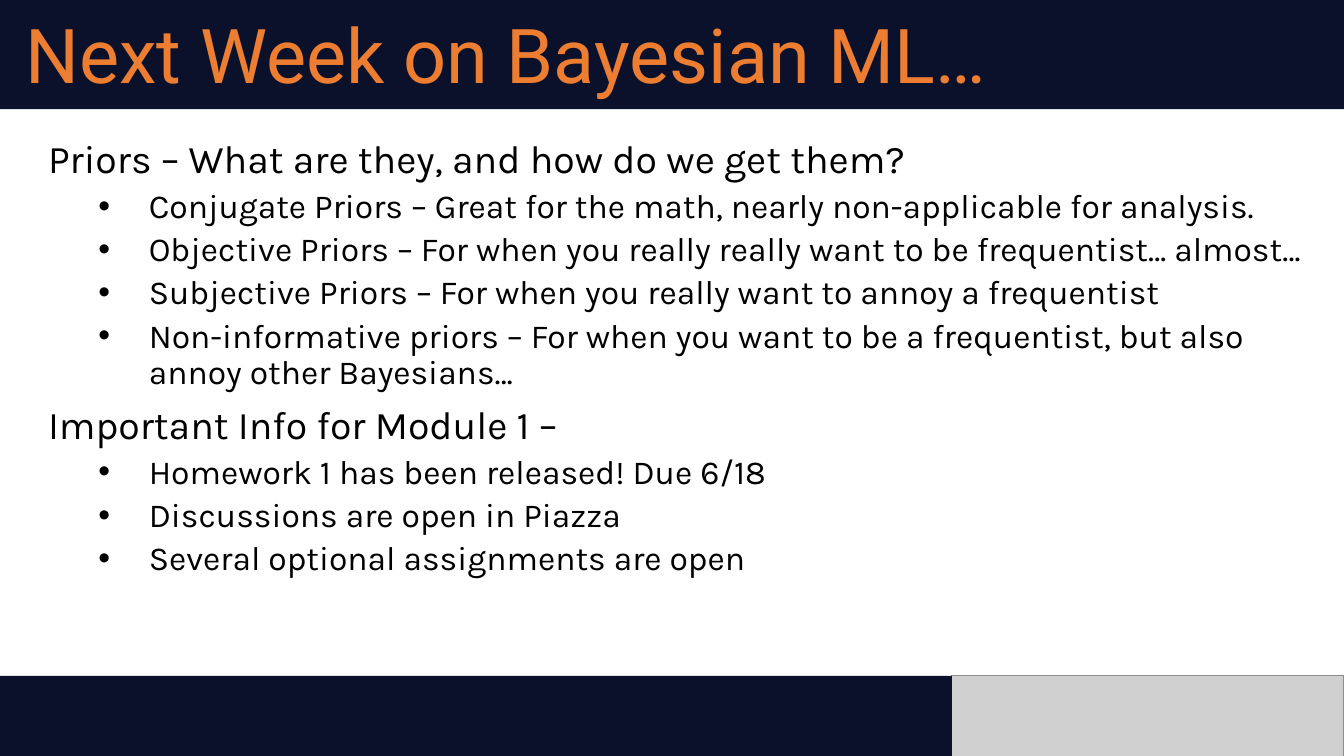
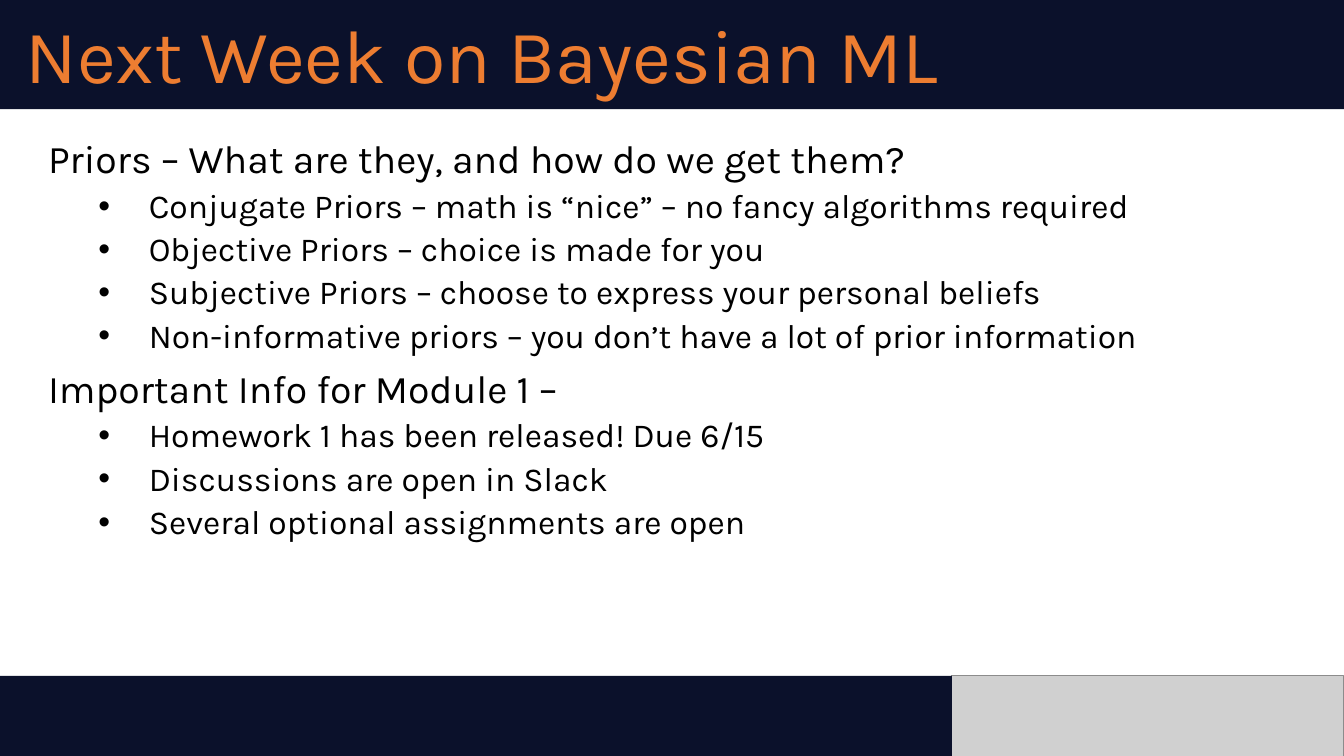
Before and after one commit to abogdan22/ds-6040, a slide deck: slide 22 of slides/module1.pptx. Drawn at 1344x756 pixels with LibreOffice and Linux fonts; fonts in the diff are those of the drawing; grey boxes stand for pictures. Boxes give left, top, right and bottom in pixels: in the first picture for what was removed or moved away, otherwise in the second. Text is boxed around its words. In the diff, an @@ line names an element or a change of style, - is before the commit and + after.

```diff
--- a/slides/module1.pptx
+++ b/slides/module1.pptx
@@ text at [25, 31, 938, 102]: text changed; font Roboto to Karla @@
-Next Week on Bayesian ML…
+Next Week on Bayesian ML
@@ text at [149, 195, 1136, 357]: text changed @@
-  • Conjugate Priors – Great for the math, nearly non-applicable for analysis.
-  • Objective Priors – For when you really really want to be frequentist… almost…
-  • Subjective Priors – For when you really want to annoy a frequentist
-  • Non-informative priors – For when you want to be a frequentist, but also annoy other Bayesians…
+  • Conjugate Priors – math is “nice” – no fancy algorithms required
+  • Objective Priors – choice is made for you
+  • Subjective Priors – choose to express your personal beliefs
+  • Non-informative priors – you don’t have a lot of prior information
@@ text at [149, 422, 764, 499]: text changed @@
-  • Homework 1 has been released! Due 6/18
-  • Discussions are open in Piazza
+  • Homework 1 has been released! Due 6/15
+  • Discussions are open in Slack
```
Also in this commit, not shown: 21 other slides changed, 1 other file.
